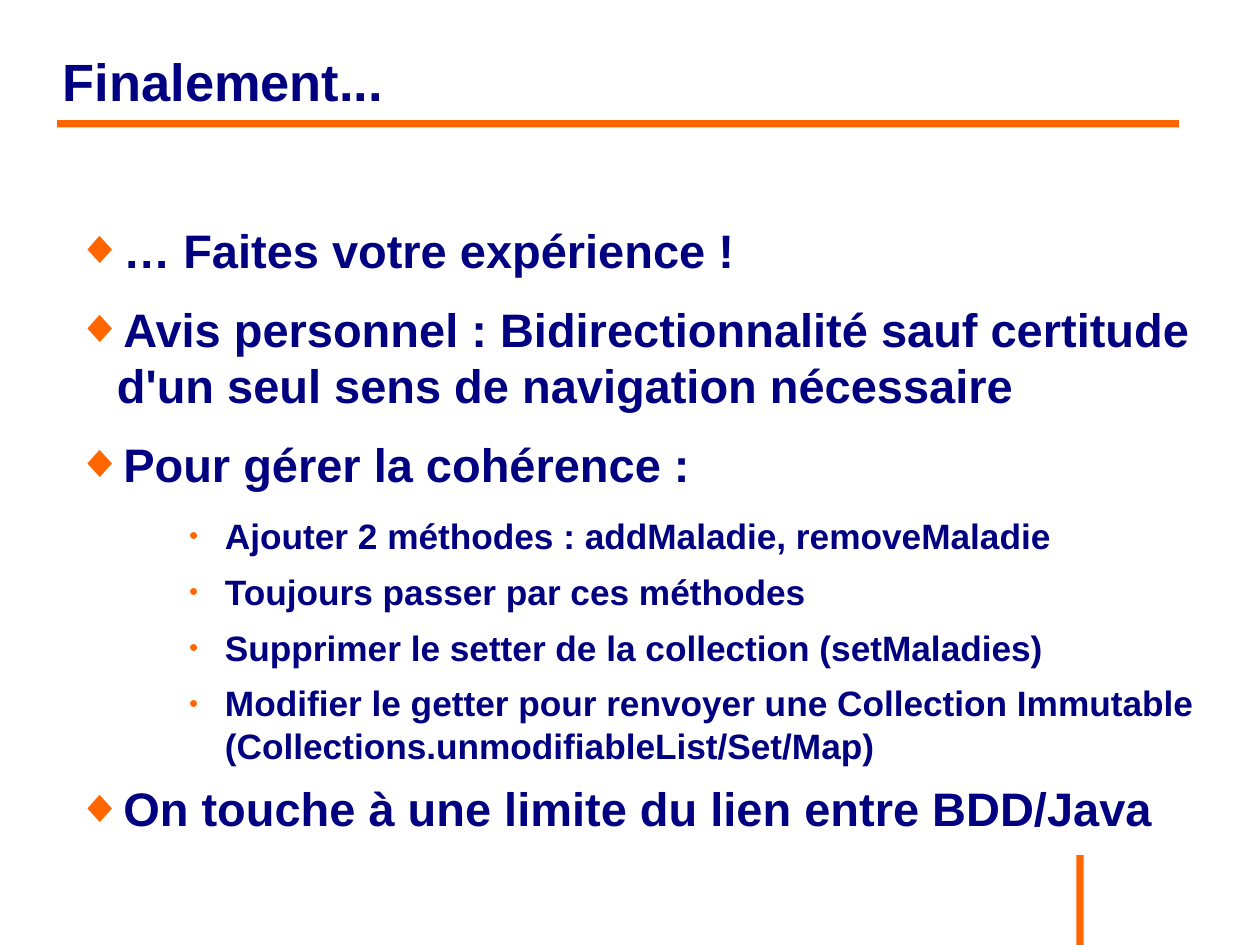
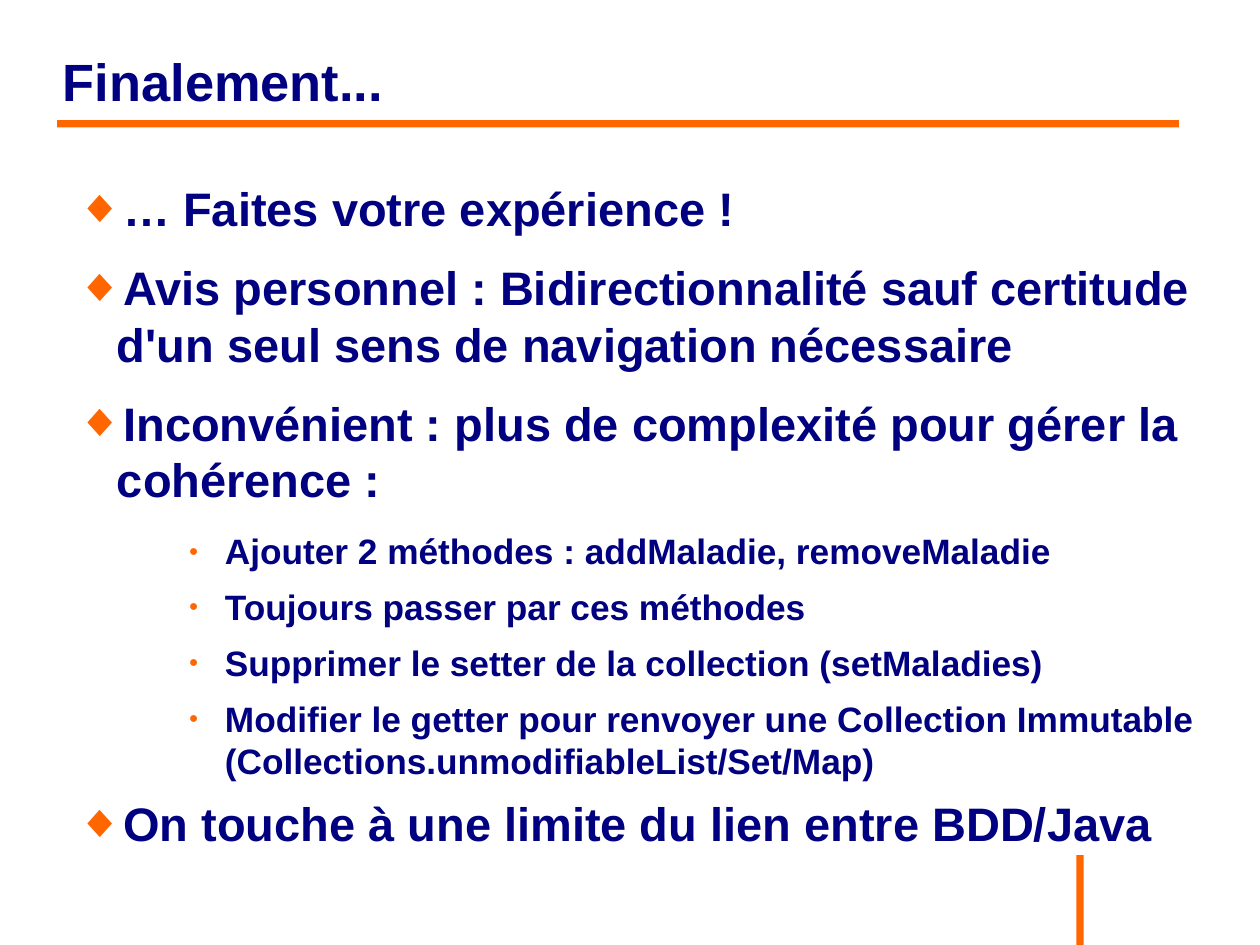
Before and after one commit to philphils/formation-hibernate-basique, a slide deck: slide 84 of Documentation/diapo_formation_hibernate.odp. Drawn at 1260x945 pixels with LibreOffice and Linux fonts; fonts in the diff are those of the drawing; background and template pictures are left out. Boxes give left, top, right and bottom in pixels: in the first picture for what was removed or moved away, otherwise in the second. Text is boxed around its words. In the diff, an @@ line names an element or a change of style, - is before the commit and + after.

```diff
--- a/Documentation/diapo_formation_hibernate.odp
+++ b/Documentation/diapo_formation_hibernate.odp
@@ text "… Faites votre expérience !": place and size @@
-text "… Faites votre expérience !" at bbox=[117, 233, 1193, 827]
+text "… Faites votre expérience !" at bbox=[117, 191, 1193, 842]
@@ text at bbox=[117, 406, 1177, 498]: text changed @@
-◆ Pour gérer la cohérence :
+◆ Inconvénient : plus de complexité pour gérer la cohérence :
```
Also in this commit, not shown: 10 other slides changed.
